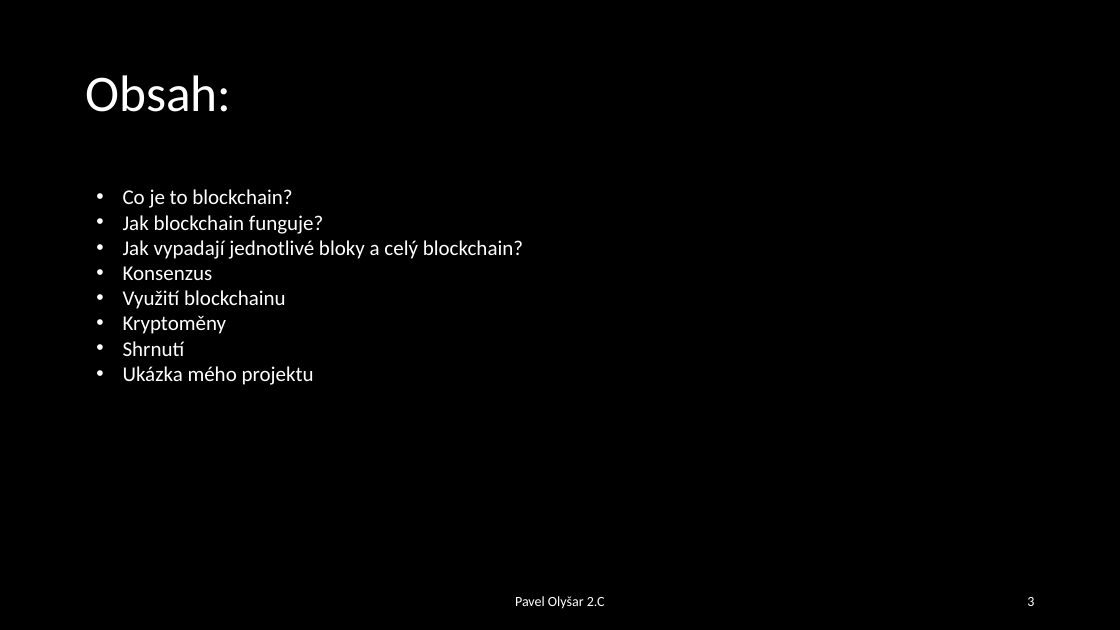
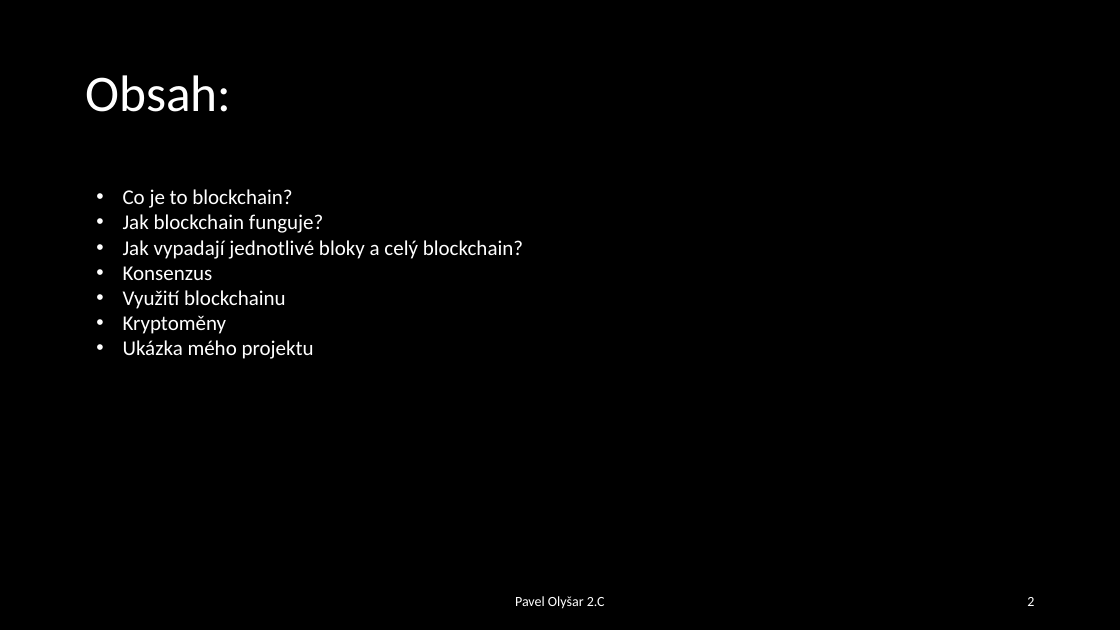
Before and after one commit to PavelOlysar/BlockchainProject, a slide deck: slide 2 of Skripta/Blockchain - Pavel Olyšar.pptx (slide 3 before the commit). Drawn at 1120x630 pixels with LibreOffice and Linux fonts; fonts in the diff are those of the drawing. Boxes give left, top, right and bottom in pixels: in the first picture for what was removed or moved away, otherwise in the second. Text is boxed around its words. In the diff, an @@ line names an element or a change of style, - is before the commit and + after.

```diff
--- a/Skripta/Blockchain - Pavel Olyšar.pptx
+++ b/Skripta/Blockchain - Pavel Olyšar.pptx
@@ text at box(123, 341, 185, 356): paragraph removed @@
-• Shrnutí
@@ page number at box(1027, 597, 1034, 606): text changed @@
-3
+2
```
Also in this commit, not shown: 3 other slides changed, 8 slides added, 1 slide removed.
